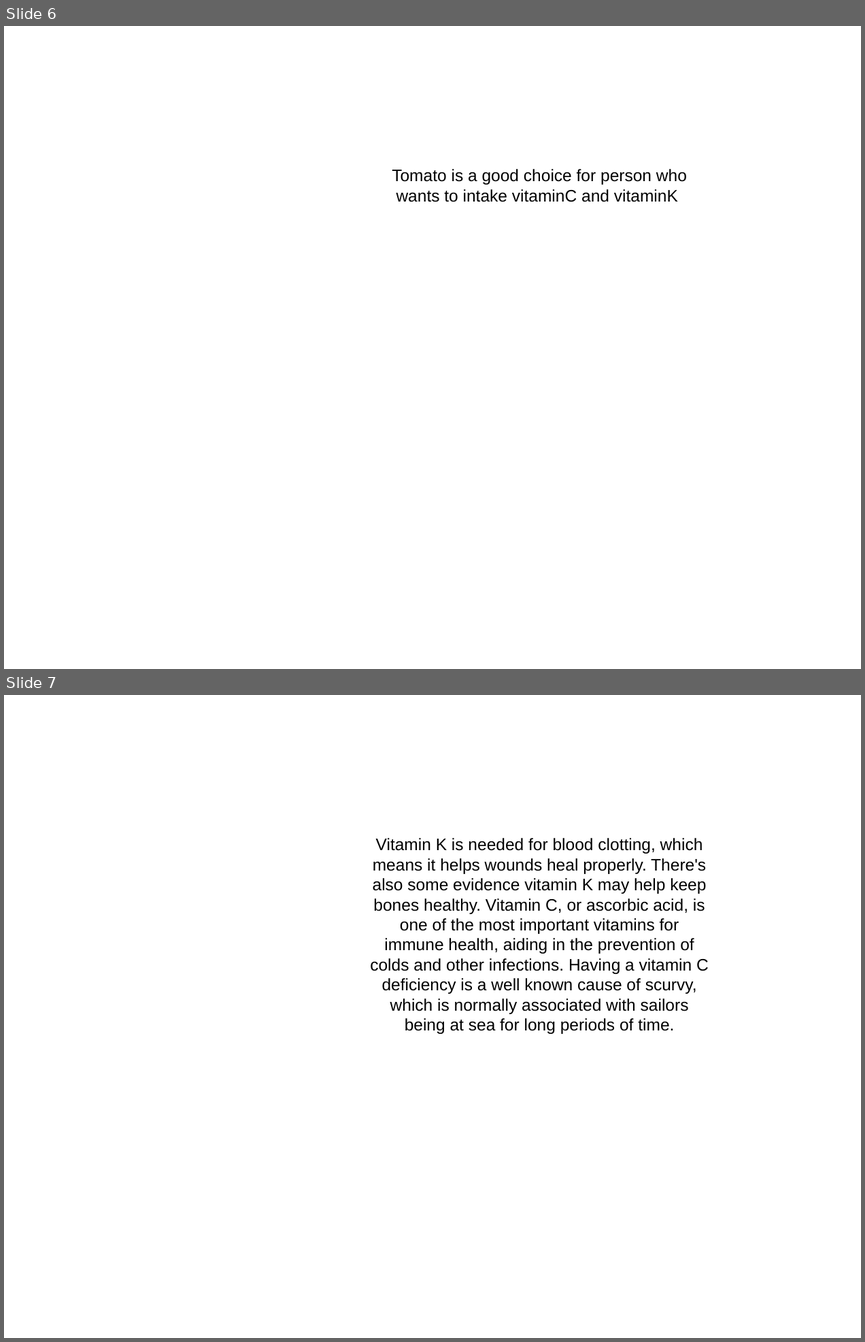
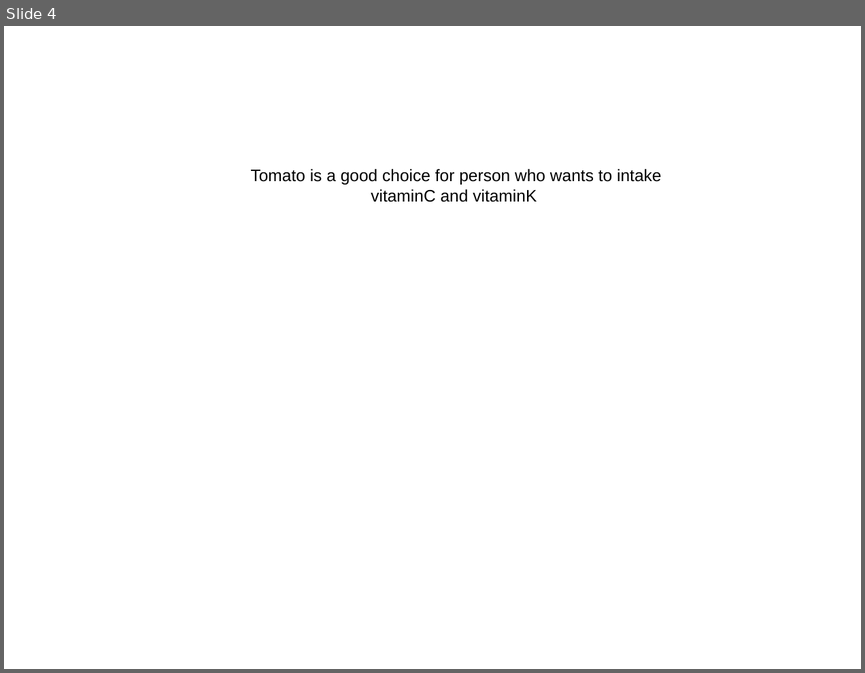
Before and after one commit to PikKACHUU/AutoGenerateArgumentation, a slide deck: slideshow.pptx. Shown one above the other, each under a label of ours: slides 6 and 7 before the commit, slide 4 after it. The pictures are 865x1342 and 865x673 pixels, drawn with LibreOffice and Linux fonts; fonts in the diff are those of the drawing. Boxes give left, top, right and bottom in pixels: in the first picture for what was removed or moved away, otherwise in the second. Text is boxed around its words. In the diff, an @@ line names an element or a change of style, - is before the commit and + after.

```diff
--- a/slideshow.pptx
+++ b/slideshow.pptx
@@ slide 7 removed at [4,695,861,1338], background #FFFFFF @@
@@ text removed at [370,838,708,1034] @@
-Vitamin K is needed for blood clotting, which means it helps wounds heal properly. There's also some evidence vitamin K may help keep bones healthy. Vitamin C, or ascorbic acid, is one of the most important vitamins for immune health, aiding in the prevention of colds and other infections. Having a vitamin C deficiency is a well known cause of scurvy, which is normally associated with sailors being at sea for long periods of time.
@@ what was slide 6 is now slide 4 @@
@@ slide 4 changed as well @@
@@ text "Tomato is a good choice ..." rewrapped from [392,169,687,202] to [251,169,661,202] @@
```
Also in this commit, not shown: 4 other slides changed, 5 slides added, 7 other slides removed, 54 other files.
